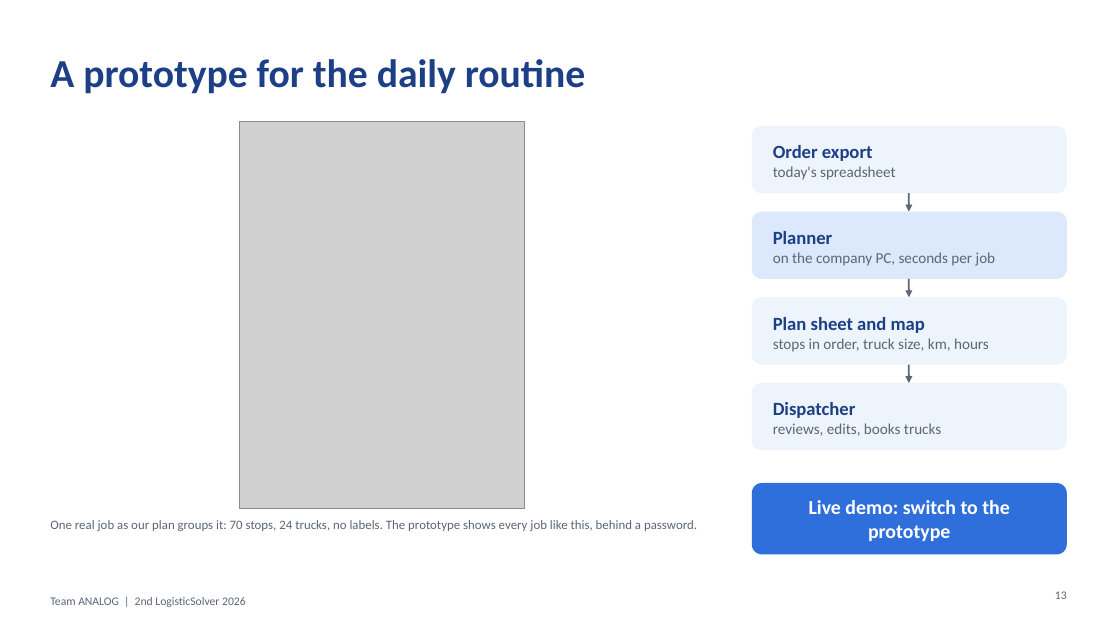
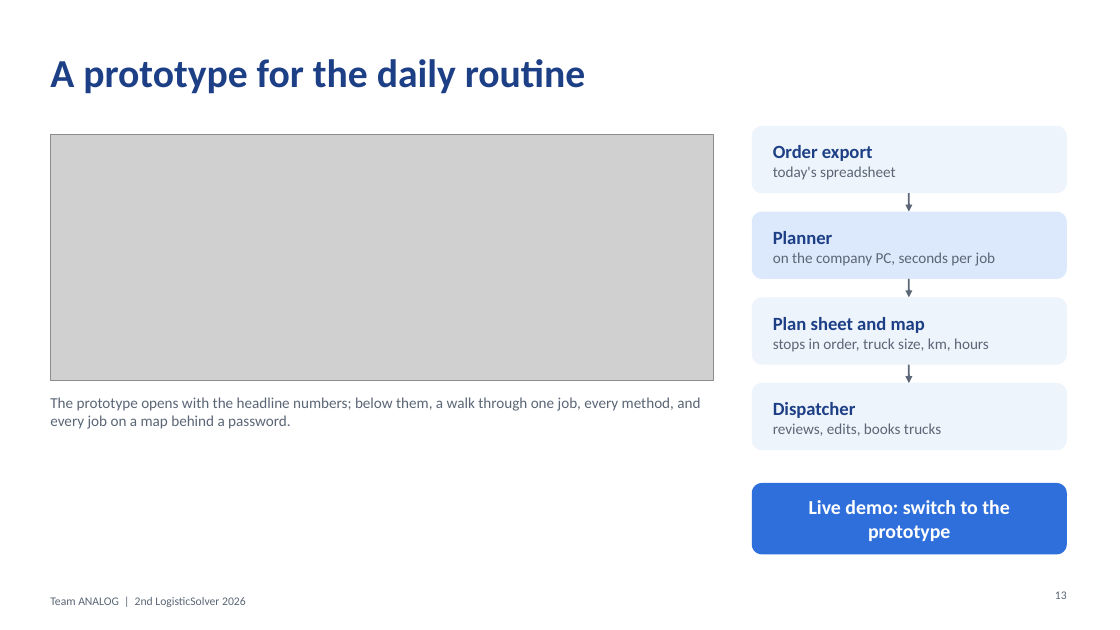
Before and after one commit to lexus-x/logistics, a slide deck: slide 13 of competition/build/ANALOG_LogisticSolver2026_Slides.pptx. Drawn at 1120x630 pixels with LibreOffice and Linux fonts; fonts in the diff are those of the drawing; grey boxes stand for pictures. Boxes give left, top, right and bottom in pixels: in the first picture for what was removed or moved away, otherwise in the second. Text is boxed around its words. In the diff, an @@ line names an element or a change of style, - is before the commit and + after.

Commit message:
Slides and report: figures drawn for each medium, analysis, future work, references
- Slides (15): results and per-job figures in the prototype's look (English and Korean), analysis slide,
  conclusion and future work, references from the report, the prototype's own screen
- Report: the prototype as Figure 10, future work in section 12
- competition/webfigs: the slide figure kit

```diff
--- a/competition/build/ANALOG_LogisticSolver2026_Slides.pptx
+++ b/competition/build/ANALOG_LogisticSolver2026_Slides.pptx
@@ picture: place and size @@
-picture at box(239, 122, 525, 508)
+picture at box(50, 134, 714, 381)
@@ text at box(50, 397, 700, 429): text changed; size 11 to 13 pt @@
-One real job as our plan groups it: 70 stops, 24 trucks, no labels. The prototype shows every job like this, behind a password.
+The prototype opens with the headline numbers; below them, a walk through one job, every method, and every job on a map behind a password.
```
Also in this commit, not shown: 1 other slide changed, 3 slides added, 3 slides removed, 26 other files.
